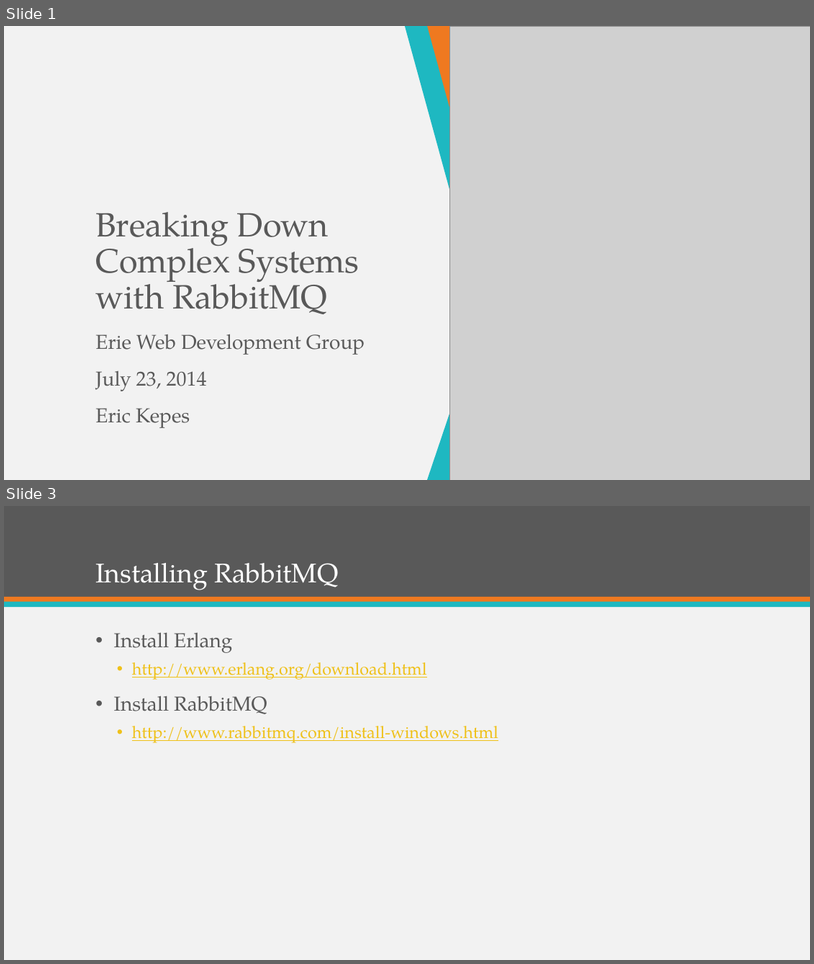
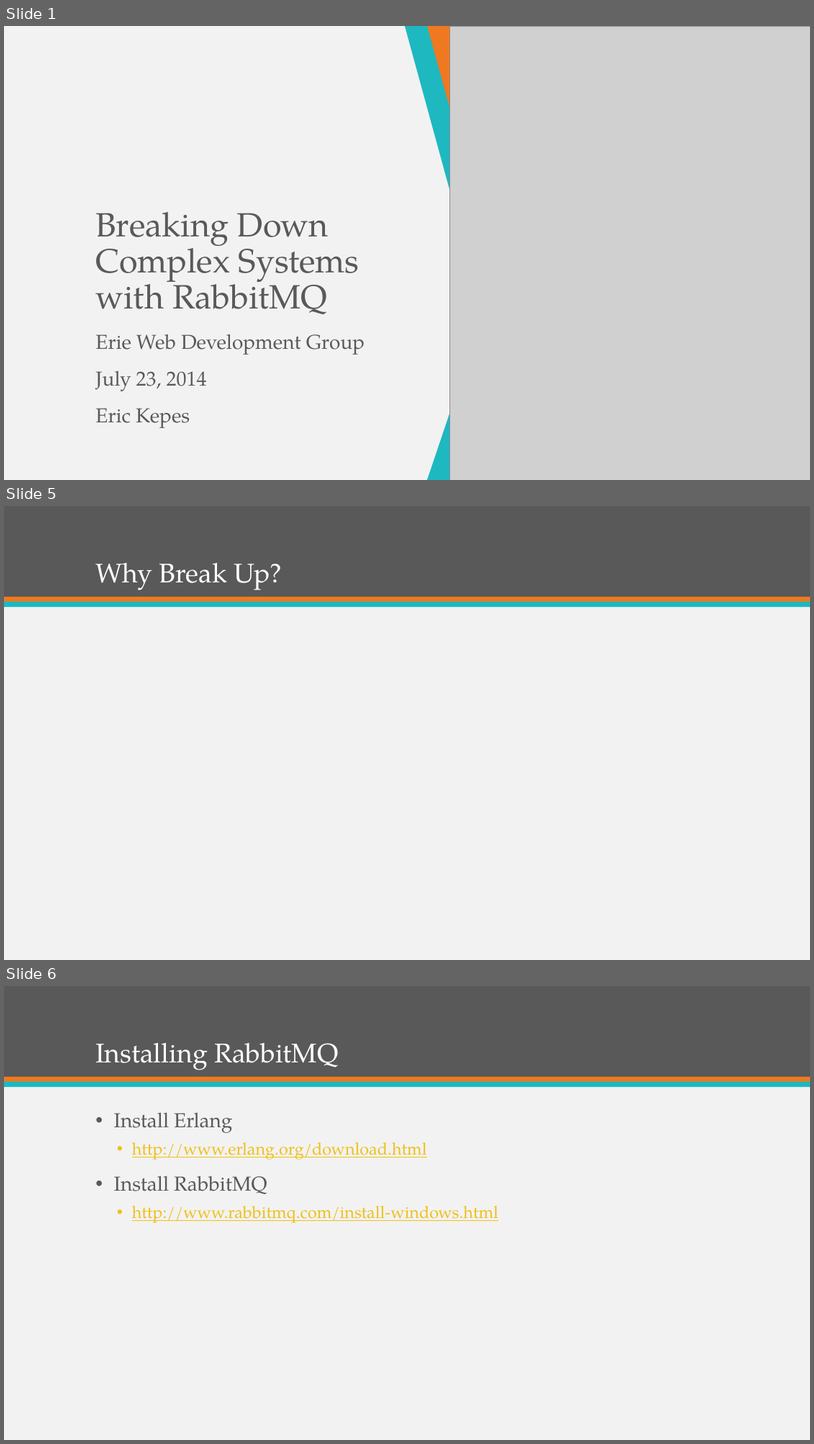
Before and after one commit to ekepes/Presentations, a slide deck: BreakingDownComplexSystemswithRabbitMQ/Breaking Down Complex Systems with RabbitMQ.pptx. Shown one above the other, each under a label of ours: slides 1 and 3 before the commit, slides 1, 5 and 6 after it; the slides between them are not shown. The pictures are 814x964 and 814x1444 pixels, drawn with LibreOffice and Linux fonts; fonts in the diff are those of the drawing; grey boxes stand for pictures. Boxes give left, top, right and bottom in pixels: in the first picture for what was removed or moved away, otherwise in the second. Text is boxed around its words. In the diff, an @@ line names an element or a change of style, - is before the commit and + after.

```diff
--- a/BreakingDownComplexSystemswithRabbitMQ/Breaking Down Complex Systems with RabbitMQ.pptx
+++ b/BreakingDownComplexSystemswithRabbitMQ/Breaking Down Complex Systems with RabbitMQ.pptx
@@ slide 5 added at bbox=[4, 506, 810, 960], background #F2F2F2; not listed: 3 template elements that a slide beside it also shows @@
@@ title added at bbox=[95, 563, 282, 590], 32 pt, text #FFFFFF @@
+Why Break Up?
@@ what was slide 3 is now slide 6 @@
```
Also in this commit, not shown: 2 slides changed, 20 other slides added, 16 other files.
